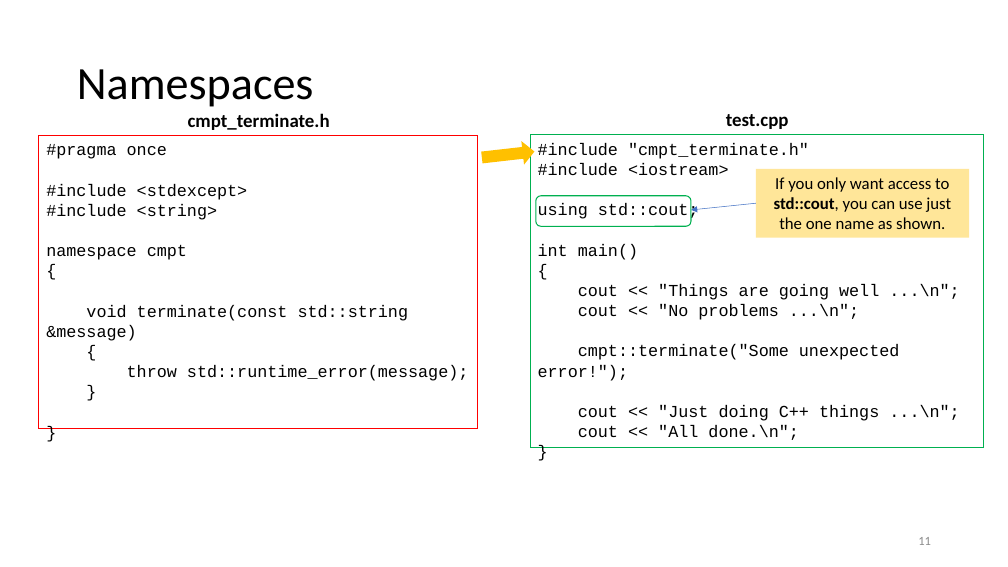
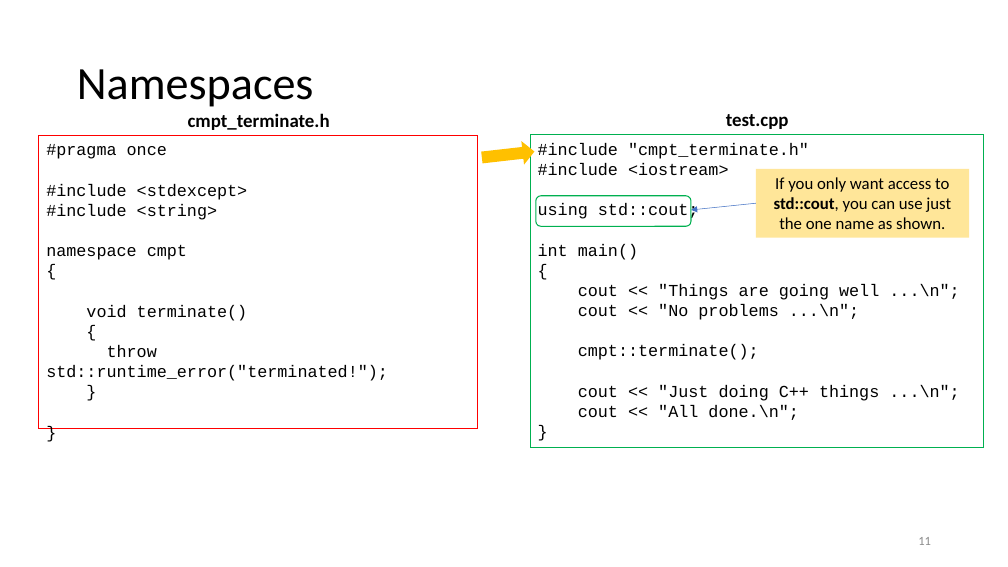
Before and after one commit to tjd1234/cmpt135spring2024, a slide deck: slide 11 of sample_code/week8/week8_cmpt135.pptx. Drawn at 1008x567 pixels with LibreOffice and Linux fonts; fonts in the diff are those of the drawing. Boxes give left, top, right and bottom in pixels: in the first picture for what was removed or moved away, otherwise in the second. Text is boxed around its words. In the diff, an @@ line names an element or a change of style, - is before the commit and + after.

```diff
--- a/sample_code/week8/week8_cmpt135.pptx
+++ b/sample_code/week8/week8_cmpt135.pptx
@@ text in rectangle at [86, 305, 248, 321]: text changed @@
-void terminate(const std::string &message)
+void terminate()
@@ text in rectangle at [46, 345, 388, 381]: text changed @@
-throw std::runtime_error(message);
+throw std::runtime_error("terminated!");
@@ text in rectangle at [578, 344, 759, 360]: text changed @@
-cmpt::terminate("Some unexpected error!");
+cmpt::terminate();
```
Also in this commit, not shown: 10 other slides changed, 5 other files.
